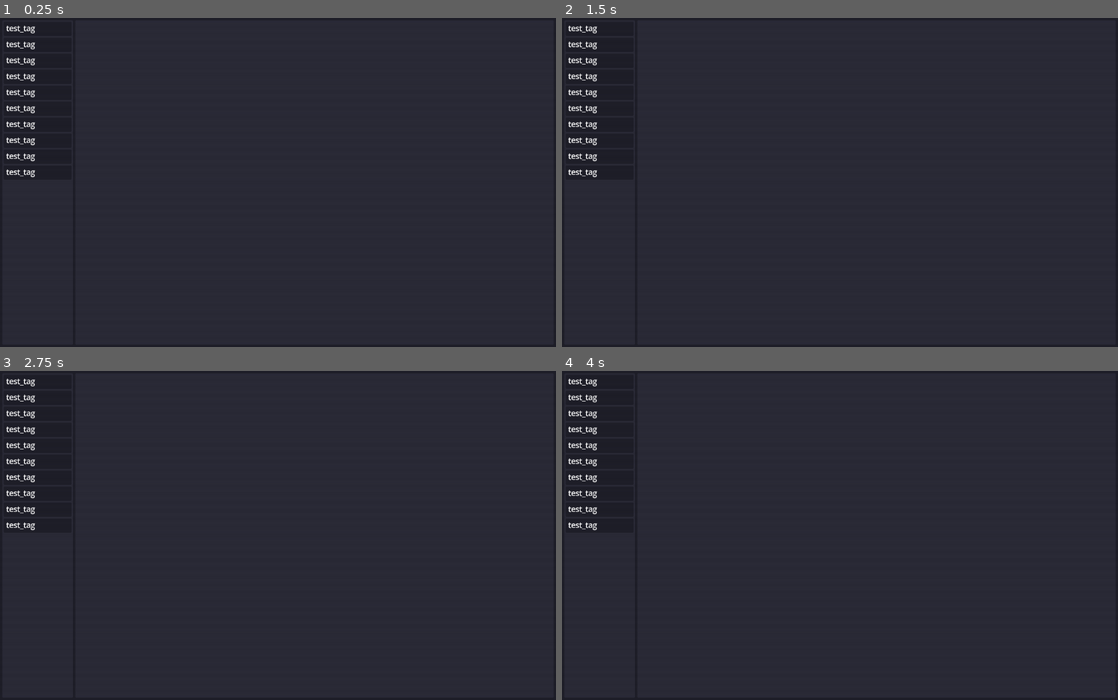
Above: before the commit, frames 1-4 (two rows, left to right).
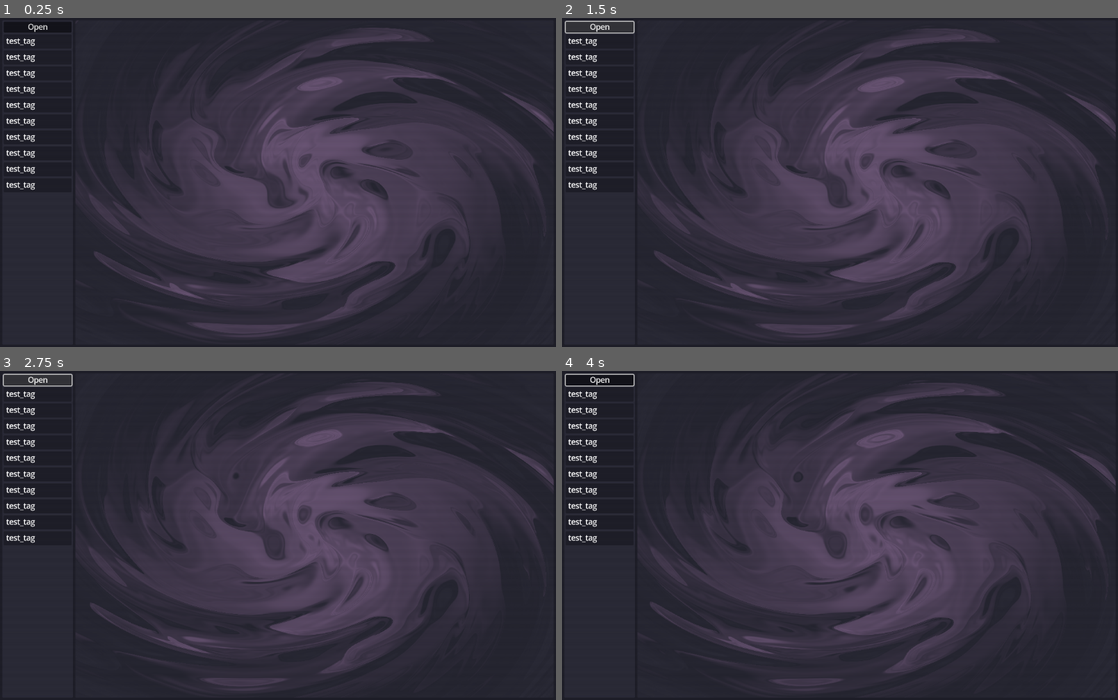
Above: after the commit, the same moments.

Repository: heli-82/e-tagger
Game: Godot game, scene res://scenes/tagger.tscn
Two runs of this game, one before a commit and one after it. Both use one fixed random seed, a clock stepped at 60 frames per second and the inputs below. The engine's default icon, where the game draws it, is replaced by a stand-in: a white triangle on a blue panel in a dark square.
Inputs (mouse positions are in pixels of both pictures, inside the frame that each line leads up to):
- Up to frame 1 (0.25 s): no input
- Up to frame 2 (1.5 s): click (600, 27) at 0.5 s, where only the run after the commit has a clickable "Open"; click (600, 27) at 1.25 s, where only the run after the commit has a clickable "Open"
- Up to frame 3 (2.75 s): click (38, 380) at 2 s, where only the run after the commit has a clickable "Open"
- Up to frame 4 (4 s): tap Enter at 2.75 s; move the mouse to (962, 519) at 2.77 s; tap Space at 3.5 s; move the mouse to (728, 551) at 3.52 s

The runs differ from the first frame. In frame 1, 20% of the frame differs, in the area x 1-100%, y 1-97%; in frame 2, 20%; in frame 3, 20%; in frame 4, 20%.
Error before the commit: Attempt to call function 'get_files' in base 'null instance' on a null instance. (res://scripts/tagger.gd:11)
Error after the commit: Attempt to call function 'get_files' in base 'null instance' on a null instance. (res://scripts/tagger.gd:16)

Commit message:
Lerp scale on hover

Diff:
--- /dev/null
+++ b/paint.gdshader
@@ -0,0 +1,71 @@
+shader_type canvas_item;
+//I DONT OWN THIS i just took it directly from balatros source code teehee
+//and then converted it into godots shader language myself
+//shoutouts localthunk, buy balatro
+
+uniform bool polar_coordinates = false;  //cool polar coordinates effect
+uniform vec2 polar_center = vec2(0.5);
+uniform float polar_zoom = 1.;
+uniform float polar_repeat = 1.;
+
+uniform highp float spin_rotation;
+uniform highp float spin_speed = 1;
+uniform highp vec2 offset = vec2(0., 0.);
+uniform highp vec4 colour_1 : source_color;
+uniform highp vec4 colour_2 : source_color;
+uniform highp vec4 colour_3 : source_color;
+uniform highp float contrast;
+uniform highp float spin_amount = 0.36;
+uniform highp float pixel_filter = 700.;
+#define SPIN_EASE 1.0
+
+
+vec4 effect(vec2 screenSize, vec2 screen_coords){
+	//Convert to UV coords (0-1) and floor for pixel effect
+	highp float pixel_size = length(screenSize.xy) / pixel_filter;
+    highp vec2 uv = (floor(screen_coords.xy*(1./pixel_size))*pixel_size - 0.5*screenSize.xy)/length(screenSize.xy) - offset;
+    highp float uv_len = length(uv);
+
+	//Adding in a center swirl, changes with time. Only applies meaningfully if the 'spin amount' is a non-zero number
+    highp float speed = (spin_rotation*SPIN_EASE*0.2) + 302.2;
+    highp float new_pixel_angle = (atan(uv.y, uv.x)) + speed - SPIN_EASE*20.*(1.*spin_amount*uv_len + (1. - 1.*spin_amount));
+    highp vec2 mid = (screenSize.xy/length(screenSize.xy))/2.;
+    uv = (vec2((uv_len * cos(new_pixel_angle) + mid.x), (uv_len * sin(new_pixel_angle) + mid.y)) - mid);
+
+	//Now add the paint effect to the swirled UV
+    uv *= 30.;
+    speed = TIME*(spin_speed);
+	highp vec2 uv2 = vec2(uv.x+uv.y);
+
+	for(int i=0; i < 5; i++) {
+		uv2 += sin(max(uv.x, uv.y)) + uv;
+		uv  += 0.5*vec2(cos(5.1123314 + 0.353*uv2.y + speed*0.131121),sin(uv2.x - 0.113*speed));
+		uv  -= 1.0*cos(uv.x + uv.y) - 1.0*sin(uv.x*0.711 - uv.y);
+	}
+
+	//Make the paint amount range from 0 - 2
+    highp float contrast_mod = (0.25*contrast + 0.5*spin_amount + 1.2);
+	highp float paint_res = min(2., max(0.,length(uv)*(0.035)*contrast_mod));
+    highp float c1p = max(0.,1. - contrast_mod*abs(1.-paint_res));
+    highp float c2p = max(0.,1. - contrast_mod*abs(paint_res));
+    highp float c3p = 1. - min(1., c1p + c2p);
+
+
+	highp vec4 ret_col = (0.3/contrast)*colour_1 + (1. - 0.3/contrast)*(colour_1*c1p + colour_2*c2p + vec4(c3p*colour_3.rgb, c3p*colour_1.a));
+	return ret_col;
+}
+
+vec2 polar_coords(vec2 uv, vec2 center, float zoom, float repeat){
+	vec2 dir = uv - center;
+	float radius = length(dir) * 2.0;
+	float angle = atan(dir.y , dir.x) * 1.0 / (PI * 2.0);
+	return mod(vec2(radius * zoom, angle * repeat), 1.0);
+}
+
+void fragment() {
+	vec2 polarCoords = UV;
+	if (polar_coordinates){
+		polarCoords = polar_coords(UV.xy, polar_center, polar_zoom, polar_repeat);
+	}
+	COLOR *= effect(TEXTURE_PIXEL_SIZE, polarCoords);
+}
--- a/scenes/Picture.tscn
+++ b/scenes/Picture.tscn
@@ -1,45 +1,96 @@
-[gd_scene load_steps=4 format=3 uid="uid://bek53q0m83jlr"]
+[gd_scene load_steps=5 format=3 uid="uid://bek53q0m83jlr"]
 
 [ext_resource type="Script" path="res://scripts/picture.gd" id="1_fbbag"]
 [ext_resource type="Texture2D" uid="uid://dog5j1sdewofy" path="res://durante_blurred.png" id="2_hlild"]
 
 [sub_resource type="StyleBoxFlat" id="StyleBoxFlat_7s17f"]
-bg_color = Color(0.818276, 0.852909, 0.886065, 1)
+bg_color = Color(0.864281, 0.890417, 0.915485, 1)
+border_width_left = 1
+border_width_top = 1
+border_width_right = 1
+border_width_bottom = 1
+border_color = Color(0.761827, 0.808082, 0.847545, 1)
 corner_radius_top_left = 3
 corner_radius_top_right = 3
 corner_radius_bottom_right = 3
 corner_radius_bottom_left = 3
 anti_aliasing = false
 
+[sub_resource type="RectangleShape2D" id="RectangleShape2D_tqkpt"]
+size = Vector2(152, 152)
+
 [node name="Picture" type="Control"]
-custom_minimum_size = Vector2(200, 200)
+custom_minimum_size = Vector2(152, 152)
 layout_mode = 3
-anchors_preset = 0
-offset_right = 200.0
-offset_bottom = 200.0
+anchor_left = -0.064
+anchor_top = -0.109
+anchor_right = 0.064
+anchor_bottom = 0.109
+offset_left = -0.479996
+offset_top = 0.300003
+offset_right = 0.479996
+offset_bottom = -0.300003
+grow_horizontal = 2
+grow_vertical = 2
+pivot_offset = Vector2(76, 76)
 size_flags_horizontal = 4
 size_flags_vertical = 0
+mouse_default_cursor_shape = 2
 script = ExtResource("1_fbbag")
 
-[node name="PanelContainer" type="PanelContainer" parent="."]
-custom_minimum_size = Vector2(200, 100)
+[node name="SubViewportContainer" type="SubViewportContainer" parent="."]
+visible = false
 layout_mode = 0
 offset_right = 40.0
 offset_bottom = 40.0
+
+[node name="SubViewport" type="SubViewport" parent="SubViewportContainer"]
+handle_input_locally = false
+render_target_update_mode = 0
+
+[node name="Control" type="Control" parent="SubViewportContainer/SubViewport"]
+visible = false
+layout_mode = 3
+anchors_preset = 0
+offset_right = 40.0
+offset_bottom = 40.0
+
+[node name="PanelContainer" type="PanelContainer" parent="."]
+custom_minimum_size = Vector2(150, 150)
+layout_mode = 1
+anchors_preset = 15
+anchor_right = 1.0
+anchor_bottom = 1.0
+offset_right = -0.000518799
+offset_bottom = -0.000106812
+mouse_filter = 2
 theme_override_styles/panel = SubResource("StyleBoxFlat_7s17f")
 
 [node name="MarginContainer" type="MarginContainer" parent="PanelContainer"]
 layout_mode = 2
+mouse_filter = 2
 theme_override_constants/margin_left = 3
 theme_override_constants/margin_top = 3
 theme_override_constants/margin_right = 3
 theme_override_constants/margin_bottom = 3
 
 [node name="TextureRect" type="TextureRect" parent="PanelContainer/MarginContainer"]
-custom_minimum_size = Vector2(194, 194)
+custom_minimum_size = Vector2(144, 144)
 layout_mode = 2
-size_flags_horizontal = 0
-size_flags_vertical = 0
+size_flags_horizontal = 4
+size_flags_vertical = 4
+mouse_filter = 2
 texture = ExtResource("2_hlild")
 expand_mode = 1
 stretch_mode = 6
+
+[node name="Area2D" type="Area2D" parent="."]
+visible = false
+
+[node name="CollisionShape2D" type="CollisionShape2D" parent="Area2D"]
+visible = false
+position = Vector2(76, 76)
+shape = SubResource("RectangleShape2D_tqkpt")
+
+[connection signal="mouse_entered" from="." to="." method="_on_mouse_entered"]
+[connection signal="mouse_exited" from="." to="." method="_on_mouse_exited"]
--- a/scenes/tagger.tscn
+++ b/scenes/tagger.tscn
@@ -1,8 +1,9 @@
-[gd_scene load_steps=10 format=3 uid="uid://bckq43u5req7k"]
+[gd_scene load_steps=14 format=3 uid="uid://bckq43u5req7k"]
 
 [ext_resource type="Script" path="res://scripts/tagger.gd" id="1_2hyqj"]
 [ext_resource type="Script" path="res://scripts/v_box_container.gd" id="2_f2ao5"]
 [ext_resource type="Script" path="res://scripts/grid_container.gd" id="3_os3bi"]
+[ext_resource type="Shader" path="res://paint.gdshader" id="3_yxe88"]
 [ext_resource type="Shader" path="res://scripts/crt.gdshader" id="4_yu6y6"]
 
 [sub_resource type="StyleBoxFlat" id="StyleBoxFlat_4ulrr"]
@@ -20,6 +21,34 @@
 
 [sub_resource type="StyleBoxFlat" id="StyleBoxFlat_54enh"]
 bg_color = Color(0.0736929, 0.0736881, 0.103057, 1)
+corner_radius_top_left = 3
+corner_radius_top_right = 3
+corner_radius_bottom_right = 3
+corner_radius_bottom_left = 3
+anti_aliasing = false
+
+[sub_resource type="GDScript" id="GDScript_jck5q"]
+script/source = "extends Button
+"
+
+[sub_resource type="ShaderMaterial" id="ShaderMaterial_n052w"]
+shader = ExtResource("3_yxe88")
+shader_parameter/polar_coordinates = false
+shader_parameter/polar_center = Vector2(0.5, 0.5)
+shader_parameter/polar_zoom = 1.0
+shader_parameter/polar_repeat = 1.0
+shader_parameter/spin_rotation = 1.65
+shader_parameter/spin_speed = 1.0
+shader_parameter/offset = Vector2(0, 0)
+shader_parameter/colour_1 = Color(0.164706, 0.164706, 0.211765, 1)
+shader_parameter/colour_2 = Color(0.517647, 0.4, 0.556863, 1)
+shader_parameter/colour_3 = Color(0.117647, 0.117647, 0.156863, 1)
+shader_parameter/contrast = 1.0
+shader_parameter/spin_amount = 0.36
+shader_parameter/pixel_filter = 4000.0
+
+[sub_resource type="StyleBoxFlat" id="StyleBoxFlat_3tcea"]
+bg_color = Color(1, 1, 1, 1)
 corner_radius_top_left = 3
 corner_radius_top_right = 3
 corner_radius_bottom_right = 3
@@ -91,12 +120,15 @@
 theme = SubResource("Theme_fpf8h")
 script = ExtResource("2_f2ao5")
 
-[node name="Button" type="Button" parent="PanelContainer/MarginContainer/HBoxContainer/TagContainer/MarginContainer/VBoxContainer"]
-visible = false
+[node name="Open" type="Button" parent="PanelContainer/MarginContainer/HBoxContainer/TagContainer/MarginContainer/VBoxContainer"]
 layout_mode = 2
 theme_override_styles/normal = SubResource("StyleBoxFlat_54enh")
-text = "tag1
-"
+action_mode = 0
+text = "Open"
+script = SubResource("GDScript_jck5q")
+
+[node name="FileDialog" type="FileDialog" parent="PanelContainer/MarginContainer/HBoxContainer/TagContainer/MarginContainer/VBoxContainer/Open"]
+size = Vector2i(303, 180)
 
 [node name="Button2" type="Button" parent="PanelContainer/MarginContainer/HBoxContainer/TagContainer/MarginContainer/VBoxContainer"]
 visible = false
@@ -110,6 +142,11 @@
 size_flags_horizontal = 3
 theme_override_styles/panel = SubResource("StyleBoxFlat_d45y4")
 
+[node name="Panel" type="Panel" parent="PanelContainer/MarginContainer/HBoxContainer/PictureContainer"]
+material = SubResource("ShaderMaterial_n052w")
+layout_mode = 2
+theme_override_styles/panel = SubResource("StyleBoxFlat_3tcea")
+
 [node name="MarginContainer" type="MarginContainer" parent="PanelContainer/MarginContainer/HBoxContainer/PictureContainer"]
 layout_mode = 2
 theme_override_constants/margin_left = 3
@@ -121,9 +158,15 @@
 visible = false
 layout_mode = 2
 
-[node name="GridContainer" type="GridContainer" parent="PanelContainer/MarginContainer/HBoxContainer/PictureContainer/MarginContainer"]
+[node name="ScrollContainer" type="ScrollContainer" parent="PanelContainer/MarginContainer/HBoxContainer/PictureContainer/MarginContainer"]
 layout_mode = 2
-columns = 5
+
+[node name="GridContainer" type="GridContainer" parent="PanelContainer/MarginContainer/HBoxContainer/PictureContainer/MarginContainer/ScrollContainer"]
+layout_direction = 2
+layout_mode = 2
+theme_override_constants/h_separation = 20
+theme_override_constants/v_separation = 20
+columns = 6
 script = ExtResource("3_os3bi")
 
 [node name="CanvasLayer" type="CanvasLayer" parent="."]
@@ -135,3 +178,7 @@
 anchor_bottom = 1.0
 grow_horizontal = 2
 grow_vertical = 2
+mouse_filter = 2
+
+[connection signal="pressed" from="PanelContainer/MarginContainer/HBoxContainer/TagContainer/MarginContainer/VBoxContainer/Open" to="." method="_on_open_pressed"]
+[connection signal="dir_selected" from="PanelContainer/MarginContainer/HBoxContainer/TagContainer/MarginContainer/VBoxContainer/Open/FileDialog" to="." method="_on_file_dialog_dir_selected"]
--- a/scripts/grid_container.gd
+++ b/scripts/grid_container.gd
@@ -1,14 +1,22 @@
 extends GridContainer
 
-var picture = preload("res://scenes/Picture.tscn")
-# Called when the node enters the scene tree for the first time.
+var picture_scene = preload("res://scenes/Picture.tscn")
+
+
 func _ready() -> void:
 	for i in range(10):
-		add_child(picture.instantiate())
+		add_child(picture_scene.instantiate())
+
 
 func drop() -> void:
 	for child in get_children():
 		remove_child(child)
+
+
+func change(paths: Array) -> void:
+	drop()
+	set_pictures(paths)
+
 
 func set_pictures_parallel(paths: Array) -> void :
 	for path in paths:
@@ -17,6 +25,6 @@
 
 func set_pictures(paths: Array) -> void:
 	for path in paths:
-		var picture = picture.instantiate()
+		var picture = picture_scene.instantiate()
 		picture.set_picture(path)
 		add_child(picture)
--- a/scripts/picture.gd
+++ b/scripts/picture.gd
@@ -1,12 +1,10 @@
 class_name Picture
 extends Control
-
-@onready var placeholder = preload("res://icon.svg")
-var pba = PackedByteArray()
 
 var picture_path: String = ""
 var width: int = 128
 var height: int = 128
+var is_hovered: bool = false
 
 
 func set_picture(path: String) -> void:
@@ -14,3 +12,18 @@
 	var image = Image.new()
 	image.load(picture_path)
 	$PanelContainer/MarginContainer/TextureRect.texture = ImageTexture.create_from_image(image)
+
+
+func _on_mouse_entered() -> void:
+	is_hovered = true
+
+
+func _on_mouse_exited() -> void:
+	is_hovered = false
+
+
+func _physics_process(delta: float) -> void:
+	if is_hovered:
+		scale = scale.lerp(Vector2(1.2, 1.2), 6.0 * delta)
+	else:
+		scale = scale.lerp(Vector2(1.0, 1.0), 6.0 * delta)
--- a/scripts/tagger.gd
+++ b/scripts/tagger.gd
@@ -1,8 +1,13 @@
 extends Control
 
-#var pic_path: String = "/home/heli/Pictures/Wallpapers/persona"
 var pic_path: String = "/home/heli/Pictures/Wallpapers/persona"
-# Called when the node enters the scene tree for the first time.
+
+@export var is_paint_enabled: bool = true
+@export var is_crt_enabled: bool = true
+
+@onready var grid_container: GridContainer = $PanelContainer/MarginContainer/HBoxContainer/PictureContainer/MarginContainer/ScrollContainer/GridContainer
+#@onready var grid_container: GridContainer = $PanelContainer/MarginContainer/HBoxContainer/PictureContainer/MarginContainer/GridContainer
+@onready var file_dialog: FileDialog = $PanelContainer/MarginContainer/HBoxContainer/TagContainer/MarginContainer/VBoxContainer/Open/FileDialog
 
 func get_all_files(path: String) -> Array:
 	var result = []
@@ -19,9 +24,24 @@
 
 	return result
 
-@onready var grid_container: GridContainer = $PanelContainer/MarginContainer/HBoxContainer/PictureContainer/MarginContainer/GridContainer
 
 func _ready() -> void:
+	if !is_paint_enabled:
+		$PanelContainer/MarginContainer/HBoxContainer/PictureContainer/Panel.hide()
+	if !is_crt_enabled:
+		$CanvasLayer/ColorRect.hide()
 	var files = get_all_files(pic_path)
-	grid_container.drop()
-	grid_container.set_pictures(files)
+	grid_container.change(files)
+
+
+func _on_open_pressed() -> void:
+	file_dialog.use_native_dialog = true
+	file_dialog.add_filter("Directory")
+	file_dialog.file_mode = FileDialog.FILE_MODE_OPEN_DIR
+	file_dialog.popup()
+
+
+func _on_file_dialog_dir_selected(dir: String) -> void:
+	pic_path = dir
+	var files = get_all_files(pic_path)
+	grid_container.change(files)
Not shown, changed: export_presets.cfg
